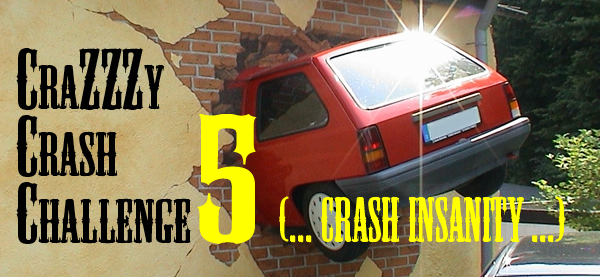
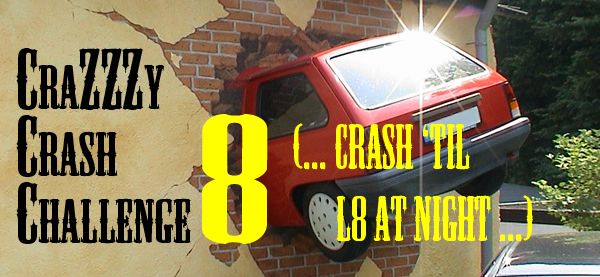
The second 600 x 277 image is a revision of the first. Changes to its layers:
added layer "(... Crash 'Til Seventh Heaven ...) Kopie 2" above "#8" over [293, 123, 533, 242]
added layer "#8" above "(... Crash 'Til Seventh Heaven ...) Kopie" over [202, 114, 268, 244]
hid "(... Crash Insanity ...)" over [279, 196, 565, 243]
hid "#5" over [197, 113, 257, 244]
